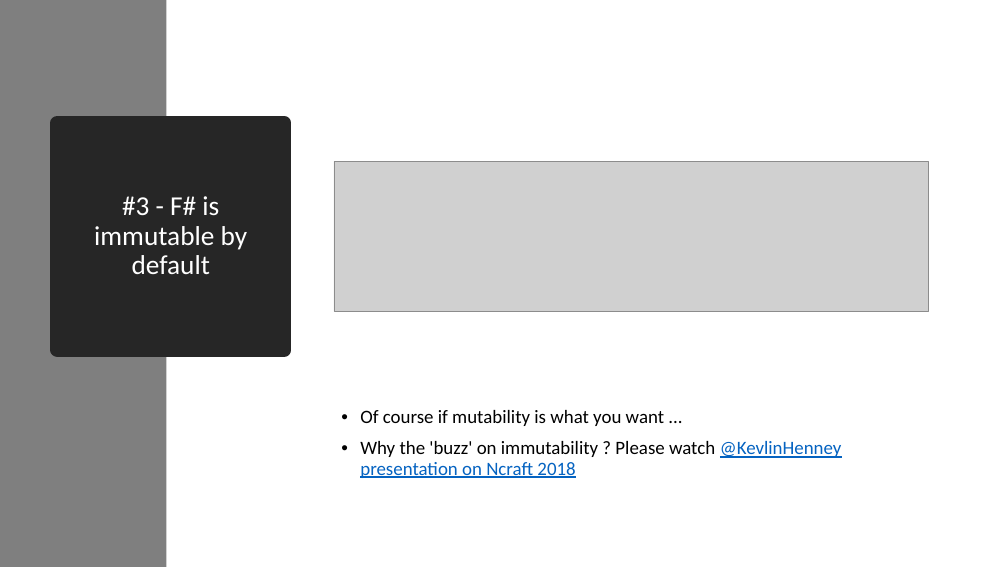
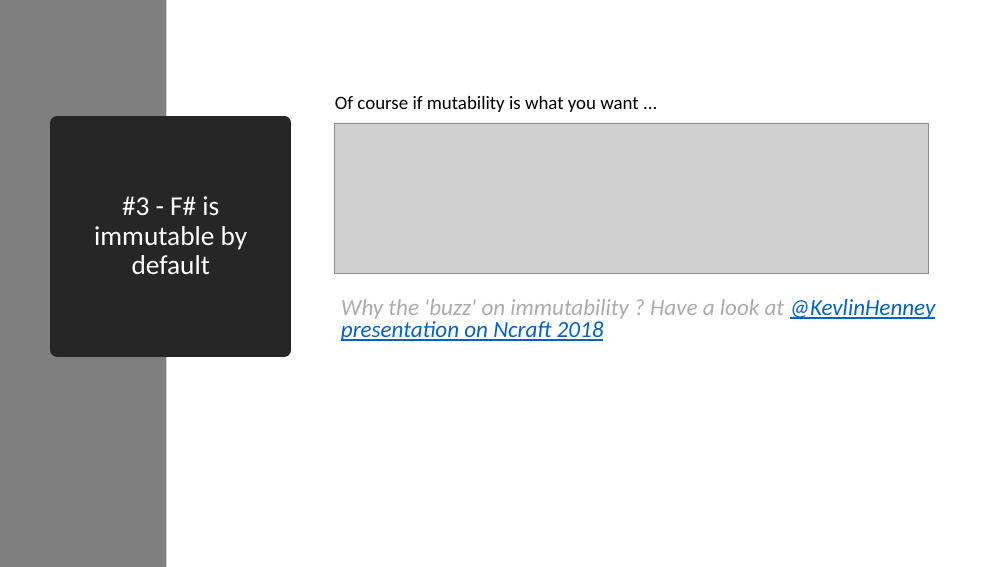
Before and after one commit to essic/prez-why-fsharp, a slide deck: slide 21 of WhyFSharp.pptx. Drawn at 1008x567 pixels with LibreOffice and Linux fonts; fonts in the diff are those of the drawing; grey boxes stand for pictures. Boxes give left, top, right and bottom in pixels: in the first picture for what was removed or moved away, otherwise in the second. Text is boxed around its words. In the diff, an @@ line names an element or a change of style, - is before the commit and + after.

```diff
--- a/WhyFSharp.pptx
+++ b/WhyFSharp.pptx
@@ text added at [335,96,638,112], 18 pt, text #000000 @@
+Of course if mutability is what you want ...
@@ picture: place and size @@
-picture at [334,161,929,311]
+picture at [334,123,929,273]
@@ text at [341,299,936,341]: text changed; size 18 to 22 pt; text colour #000000 to #AFABAB; italic on @@
-• Of course if mutability is what you want ...
-• Why the 'buzz' on immutability ? Please watch @KevlinHenney presentation on Ncraft 2018
+Why the 'buzz' on immutability ? Have a look at @KevlinHenney presentation on Ncraft 2018
```
Also in this commit, not shown: 19 other slides changed, 1 slide removed.
